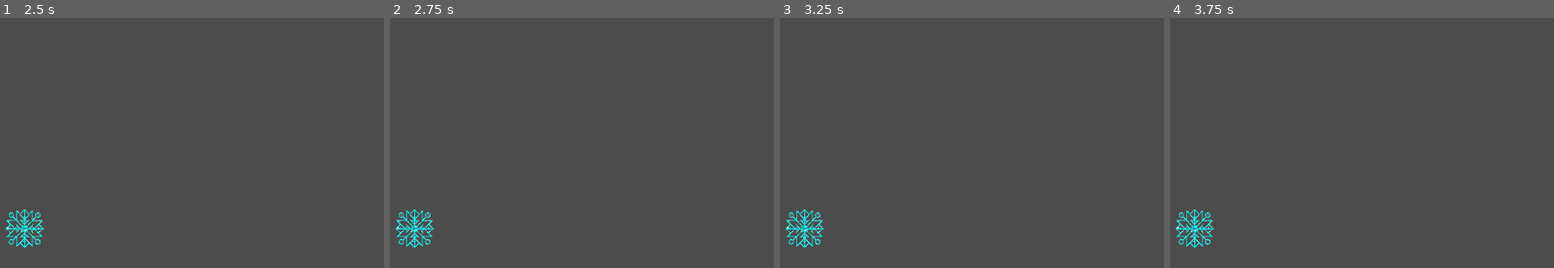
Above: before the commit, frames 1-4 (left to right).
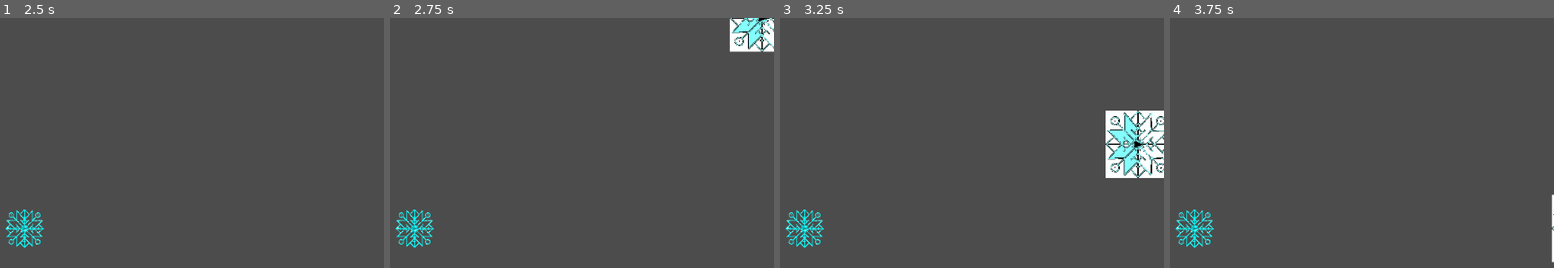
Above: after the commit, the same moments.

Repository: Freezelive/Godot_test_1
Game: Godot game, scene res://Game3/Main.tscn
Same seed, same stepped clock (60 frames per second), same inputs: the game is played once before the commit and once after it. This scene is started directly instead of the project's main scene.
Inputs (mouse positions are in pixels of both pictures, inside the frame that each line leads up to):
- Up to frame 1 (2.5 s): tap Enter at 0.5, 2 s; move the mouse to (184, 208) at 0.52 s; press the mouse at (184, 208) at 0.53 s; hold Right (ui_right) 0.53-1.28 s; tap Space at 1.25 s; move the mouse to (outside the picture) at 1.27 s; release the mouse at (outside the picture) at 1.28 s; hold Down (ui_down) 1.28-2.03 s; click (outside the picture) at 1.35 s; move the mouse to (96, 135) at 2.02 s; press the mouse at (96, 135) at 2.03 s; hold Right (ui_right) from 2.03 s (still down)
- Up to frame 2 (2.75 s): keep holding Right (ui_right)
- Up to frame 3 (3.25 s): move the mouse to (outside the picture) at 2.77 s; release Right (ui_right) at 2.78 s; release the mouse at (outside the picture) at 2.78 s; hold Up (ui_up) from 2.78 s (still down); click (outside the picture) at 2.85 s
- Up to frame 4 (3.75 s): move the mouse to (outside the picture) at 3.52 s; release Up (ui_up) at 3.53 s; press the mouse at (outside the picture) at 3.53 s; hold Left (ui_left) from 3.53 s (still down)

Frame 1 is identical in both runs. In frame 2, 1.6% of the frame differs, in the area x 88-100%, y 0-14%; in frame 3, 4.0%, in the area x 84-100%, y 37-65%; in frame 4, 0.2%.

Commit message:
update Gamve 3
Finished what I wanted. Pushed to save will prety print latter.

Diff:
--- a/Game3/Main.gd
+++ b/Game3/Main.gd
@@ -10,8 +10,8 @@
 var player_area_2d=Area2D.new()
 
 #camera
-var player_follow_camera = Camera2D.new()
-var active_player_follow_camera="active_player_follow_camera"
+var player_camera = Camera2D.new()
+#var active_follow_camera=follow_camera
 
 
 
@@ -28,12 +28,14 @@
 
 
 
-func object_spawn():
+func object_spawn(global_posiion=Vector2(0,0)):
 
 	#use screen size as reference
-	var screen_x=screen_size.x+screen_size.x/2
+	var screen_x=screen_size.x+screen_size.x/20
 	var screen_y=screen_size.y+screen_size.y/2
 
+	var additional_object_sprite_main_position
+	#print (additional_object_sprite_main_position)
 	#additional objects
 	var objects_list =[]
 	var tmp
@@ -43,46 +45,31 @@
 
 	var i =0
 	while i<8 :
-#		var additional_object_body =  StaticBody2D.new()
-#		var additional_object_sprite = Sprite.new()
-#		var additional_object_sprite_texture  = preload("./resources/sprite_object.jpg")
-#		var additional_object_colission = CollisionShape2D.new()
-#		var additional_object_colission_circleshape=CircleShape2D.new()
-#		var additional_object_area=Area2D.new()
-#		additional_object_sprite.scale=Vector2(0.1,0.1)
-#		additional_object_sprite.texture=additional_object_sprite_texture
-#		additional_object_body.add_child(additional_object_sprite)
-#
-#		additional_object_colission_circleshape.radius=screen_size.x/2
-#		additional_object_colission.shape=additional_object_colission_circleshape
-#
-#		additional_object_body.add_child(additional_object_area)
-#		additional_object_body.add_child(additional_object_colission)
-#		additional_object_body.add_to_group("list_of_objects")
-#		additional_object_body.global_position=(Vector2(global_position_of_object_x[i],global_position_of_object_y[i]))
-#		add_child(additional_object_body)
-#		objects_list.push_front(additional_object_body)
-
 		var additional_object_sprite_main = Sprite.new()
 		var additional_object_sprite_texture  = preload("./resources/sprite_object.jpg")
 		var additional_object_colission = CollisionShape2D.new()
 		var additional_object_colission_circleshape=CircleShape2D.new()
 		var additional_object_area=Area2D.new()
+		var additioanl_optional_camera=Camera2D.new()
 
+		additional_object_area.add_to_group("obeject_list_area")
 		additional_object_sprite_main.scale=Vector2(0.1,0.1)
 		additional_object_sprite_main.texture=additional_object_sprite_texture
-
-		additional_object_colission_circleshape.radius=screen_size.x*5
+		additional_object_colission.modulate=Color( 0, 0, 0.55, 1 )
+		additional_object_colission_circleshape.radius=screen_size.x*2
 		additional_object_colission.shape=additional_object_colission_circleshape
-
-		#additional_object_area.connect("body_entered",self,"alfatest",[self])
-
+		additional_object_area.monitoring=true
+		additional_object_area.monitorable=true
+		additional_object_area.add_child(additional_object_colission)
+		additioanl_optional_camera.name="active_camera"
+		additional_object_area.add_child(additioanl_optional_camera,true)
 		additional_object_sprite_main.add_child(additional_object_area)
-		additional_object_sprite_main.add_child(additional_object_colission)
-		#additional_object_sprite_main.connect("body_entered",self,"_on_Area2D_body_entered")
-		additional_object_sprite_main.global_position=(Vector2(global_position_of_object_x[i],global_position_of_object_y[i]))
-
+		additional_object_sprite_main_position=additional_object_sprite_main.get_transform()
+		additional_object_sprite_main_position[2]=-Vector2(global_position_of_object_x[i]-global_posiion.x,global_position_of_object_y[i]-global_posiion.y)
+		additional_object_sprite_main.add_to_group("obeject_list")
+		additional_object_sprite_main.set_transform(additional_object_sprite_main_position)
 		add_child(additional_object_sprite_main)
+		#print(additional_object_sprite_main.get_children())
 		objects_list.push_front(additional_object_sprite_main)
 		i +=1
 
@@ -93,45 +80,52 @@
 	pass
 
 
-
-
 # Called when the node enters the scene tree for the first time.
 func _ready():
-	object_spawn()
 	#body of player
 	player_sprite.texture=player_sprite_texture
 	player_sprite.scale=Vector2(0.1,0.1) #set sprite size
-	player_colision_form.extents=player_sprite.texture.get_size()*0.09
-	player_kin_body.add_child(player_sprite)
+	#player_colision_form.extents=player_sprite.scale
+	player_colision_form.extents=player_sprite.texture.get_size()*0.3
 	player_colision_shape.shape=player_colision_form
-	player_kin_body.add_child(player_colision_shape)
-	player_kin_body.position=Vector2(100,100)
 
-	player_area_2d.connect("body_entered",self,"_on_Area2D_body_entered")
-	#player_area_2d.connect("body_entered",self,"_on_Area2D_body_entered")
-	player_kin_body.add_child(player_area_2d)
-	print(player_area_2d.get_property_list().find("connect"))
-	#camera
-	player_follow_camera.make_current()  #make this camera current
-	player_follow_camera.name=active_player_follow_camera #set name to be used later
-	player_kin_body.add_child(player_follow_camera,true) #add camra to body and keep name else it will be just index
 
-	add_child(player_kin_body) #add body to main scene
-	for i in player_kin_body.get_child_count():  #this for iterates all the children in the $player_kin_body and checks the name set above and save varaible for later use
-	#	print (player_kin_body.get_child(i).name)
-	#	print (active_player_follow_camera)
-		if player_kin_body.get_child(i).name == active_player_follow_camera:
-			active_player_follow_camera=player_kin_body.get_child(i)
-	#		print (active_player_follow_camera)
+	player_kin_body.position=Vector2(0,0)
+
+	player_area_2d.connect("area_entered",self,"entering_object_influence")
+	player_area_2d.connect("area_exited",self,"exit_object_influence")
+	player_area_2d.monitoring=true
+	player_area_2d.monitorable=true
+	player_area_2d.add_child(player_colision_shape)
+	player_sprite.add_child(player_area_2d)
 
 
 
+	player_kin_body.add_child(player_sprite)
+
+	player_camera.name="active_camera"
+	player_kin_body.add_child(player_camera,true)
+
+	#camera
+	#follow_camera.make_current()  #make this camera current
+	#follow_camera.name="active_camera" #set name to be used later
+	#player_kin_body.add_child(follow_camera,true) #add camra to body and keep name else it will be just index
+
+	add_child(player_kin_body) #add body to main scene
+
+	move_camera_focus(player_kin_body)
+	#for i in player_kin_body.get_child_count():  #this for iterates all the children in the $player_kin_body and checks the name set above and save varaible for later use
+	#	if player_kin_body.get_child(i).name == follow_camera:
+	#		active_player_follow_camera=player_kin_body.get_child(i)
+	#
+
 	#set camera margins
-	active_player_follow_camera.set_drag_margin(0,0)
-	active_player_follow_camera.set_drag_margin(1,0)
-	active_player_follow_camera.set_drag_margin(2,0)
-	active_player_follow_camera.set_drag_margin(3,0)
+	player_camera.set_drag_margin(0,0)
+	player_camera.set_drag_margin(1,0)
+	player_camera.set_drag_margin(2,0)
+	player_camera.set_drag_margin(3,0)
 
+	object_spawn(player_kin_body.position)
 	pass # Replace with function body.
 
 
@@ -149,42 +143,38 @@
 	pass
 
 
+# Called every frame. 'delta' is the elapsed time since the previous frame.
+func _process(delta):
+	#print(active_follow_camera)
+	grid_move()
+	#print(player_kin_body.position)
+	var tmp=player_kin_body.move_and_collide(velocity*delta)
 
 
-
-
-func layer_and_mask_manager(body,change=false):
-	if body != null:
-		for i in range(20):
-			if change==false:
-				print("maks ",i, '\t', player_kin_body.get_collision_mask_bit(i)," | layer ",i, '\t', player_kin_body.get_collision_layer_bit(i))
-			if player_kin_body.get_collision_mask_bit(i) == true && change==true:
-				player_kin_body.set_collision_mask_bit(i,false)
-				player_kin_body.set_collision_layer_bit(i,false)
-				print ("changing bit ",i," from true to false")
+func move_camera_focus(owner):
+	print(owner)
+	for i in owner.get_child_count():  #this for iterates all the children in the $player_kin_body and checks the name set above and save varaible for later use
+		if owner.get_child(i).name == "active_camera":
+			print(owner.get_child(i))
+			owner.get_child(i).make_current()
+			#active_follow_camera.make_current()
 	pass
 
+func exit_object_influence(boxy):
+	move_camera_focus(player_kin_body)
+	#print ("test")
+	call_deferred("object_spawn",player_kin_body.position)
+	pass
 
+func entering_object_influence(body):
+	#print ("test1")
+	var save_new_origin=body.get_parent()
+	if body.is_in_group("obeject_list_area"):
+		for obj in get_tree().get_nodes_in_group("obeject_list"):
+			if obj != save_new_origin:
+				obj.call_deferred('free')
+				remove_child(obj)
 
-
-
-# Called every frame. 'delta' is the elapsed time since the previous frame.
-func _process(delta):
-	#print(active_player_follow_camera.get_drag_margin(0),"-",active_player_follow_camera.get_drag_margin(1),"--",active_player_follow_camera.get_drag_margin(2),"---",active_player_follow_camera.get_drag_margin(3))
-
-
-	grid_move()
-	#player_kin_body.move_and_slide(velocity)
-	#var tmp = player_kin_body.move_and_collide(velocity*delta)
-	var tmp=player_kin_body.move_and_collide(velocity*delta)
-	#print (tmp, " ", player_kin_body)
-	#if tmp != null:
-	#	layer_and_mask_manager(tmp,true)
-	#pass
-
-
-
-func _on_Area2D_body_entered(body):
-	print (body)
-	print ("2")
+	print(body.get_children())
+	move_camera_focus(body)
 	pass # Replace with function body.
--- a/Game3/Main.tscn
+++ b/Game3/Main.tscn
@@ -1,17 +1,6 @@
-[gd_scene load_steps=3 format=2]
+[gd_scene load_steps=2 format=2]
 
 [ext_resource path="res://Game3/Main.gd" type="Script" id=1]
 
-[sub_resource type="CircleShape2D" id=1]
-
 [node name="Node2D" type="Node2D"]
 script = ExtResource( 1 )
-
-[node name="Sprite" type="Sprite" parent="."]
-
-[node name="Area2D" type="Area2D" parent="Sprite"]
-gravity = 0.0
-
-[node name="CollisionShape2D" type="CollisionShape2D" parent="Sprite/Area2D"]
-position = Vector2( 77.1542, 50.0161 )
-shape = SubResource( 1 )
--- /dev/null
+++ b/test2.tscn
@@ -0,0 +1,24 @@
+[gd_scene load_steps=3 format=2]
+
+[ext_resource path="res://icon.png" type="Texture" id=1]
+
+[sub_resource type="CircleShape2D" id=1]
+radius = 1002.5
+
+[node name="Node2D" type="Node2D"]
+
+[node name="Sprite" type="Sprite" parent="."]
+modulate = Color( 0.419608, 0.792157, 0.109804, 1 )
+self_modulate = Color( 0.160784, 0.72549, 0.141176, 1 )
+position = Vector2( 50.1881, 64.5275 )
+texture = ExtResource( 1 )
+
+[node name="Area2D" type="Area2D" parent="Sprite"]
+modulate = Color( 0.113725, 0.172549, 0.776471, 1 )
+self_modulate = Color( 0.101961, 0.164706, 0.67451, 1 )
+
+[node name="CollisionShape2D" type="CollisionShape2D" parent="Sprite/Area2D"]
+modulate = Color( 0.223529, 0.0509804, 0.0509804, 1 )
+self_modulate = Color( 0.313726, 0.0745098, 0.0745098, 1 )
+position = Vector2( 62.3229, 37.3937 )
+shape = SubResource( 1 )
